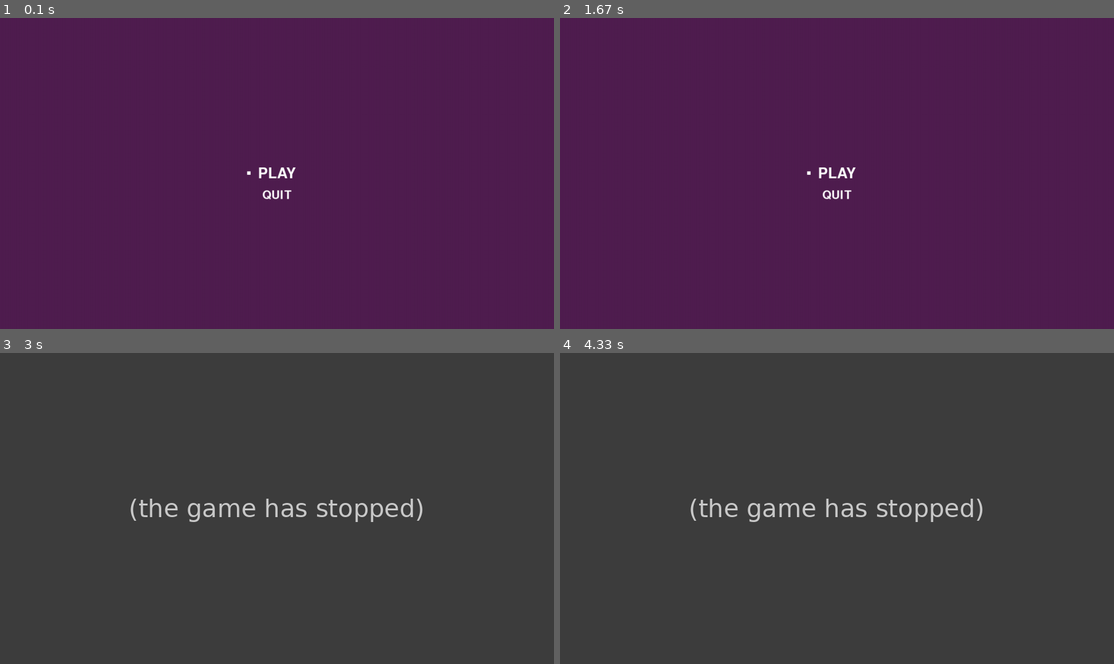
Above: before the commit, frames 1-4 (two rows, left to right).
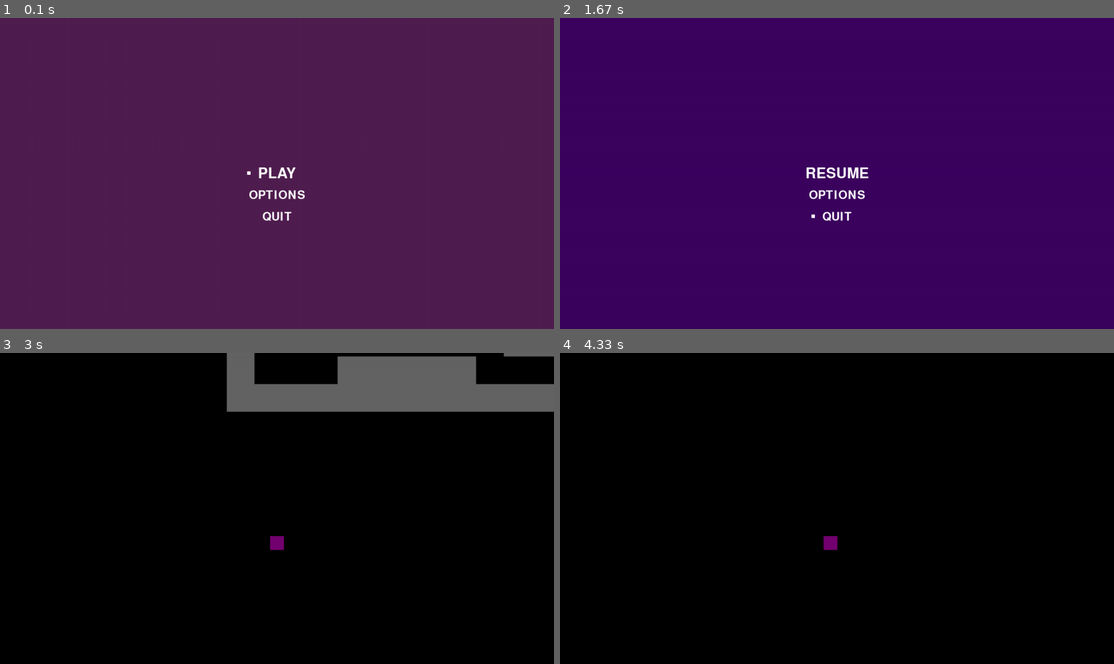
Above: after the commit, the same moments.

Repository: ssilatel/pygame-platformer
Game: pygame game, started from main.py
Same seed, same stepped clock (60 frames per second), same inputs: the game is played once before the commit and once after it.
Inputs:
- Up to frame 1 (0.1 s): no input
- Up to frame 2 (1.67 s): tap Space at 0.33 s; hold Esc 0.67-1.13 s; hold Up 0.67-1.13 s; hold W 1.17-1.63 s
- Up to frame 3 (3 s): hold Down 1.67-1.97 s; tap Space at 2 s; hold R 2.33-2.7 s; hold Up 2.33-2.7 s
- Up to frame 4 (4.33 s): hold Right 3.13-3.77 s; hold A 3.8-4.27 s; hold Right from 4.3 s (still down)

The runs differ from the first frame. In frame 1, 0.3% of the frame differs, in the area x 45-55%, y 55-66%; in frame 2, 100%; in frame 3, 100%; in frame 4, 100%, in the area x 0-100%, y 0-100%.
Before the commit the program exited at 2 s; later frames show no game.

Commit message:
Add files via upload

Diff:
--- a/engine.py
+++ b/engine.py
@@ -17,26 +17,36 @@
             hit_list.append(tile)
     return hit_list
 
-def move(rect, movement, tiles):
-    collision_types = {"top": False, "bottom": False, "left": False, "right": False}
+def move(rect, movement, tiles, mode, screen, scroll):
+    collision_types = {"top": False, "bottom": False, "left": False, "right": False, "wall_climb": False}
     rect.x += movement[0]
     hit_list = collision_test(rect, tiles)
     for tile in hit_list:
         if movement[0] < 0:
             rect.left = tile.right
             collision_types["left"] = True
+            if mode == "debug":
+                pygame.draw.rect(screen, (255, 0, 0), (tile.x - scroll[0], tile.y - scroll[1], tile.w, tile.h))
         elif movement[0] > 0:
             rect.right = tile.left
             collision_types["right"] = True
+            if mode == "debug":
+                pygame.draw.rect(screen, (255, 0, 0), (tile.x - scroll[0], tile.y - scroll[1], tile.w, tile.h))
+        if (collision_types["left"] or collision_types["right"]) and rect.top > tile.top:
+            collision_types["wall_climb"] = True
     rect.y += movement[1]
     hit_list = collision_test(rect, tiles)
     for tile in hit_list:
         if movement[1] < 0:
             rect.top = tile.bottom
             collision_types["top"] = True
+            if mode == "debug":
+                pygame.draw.rect(screen, (255, 0, 0), (tile.x - scroll[0], tile.y - scroll[1], tile.w, tile.h))
         elif movement[1] > 0:
             rect.bottom = tile.top
             collision_types["bottom"] = True
+            if mode == "debug":
+                pygame.draw.rect(screen, (255, 0, 0), (tile.x - scroll[0], tile.y - scroll[1], tile.w, tile.h))
     return collision_types
 
 class Player():
@@ -52,11 +62,15 @@
         self.speed = 5
         self.moving_left = False
         self.moving_right = False
+        self.jumping = False
+        self.on_wall = False
         self.y_momentum = 0
         self.air_timer = 0
+        self.jumping_timer = 0
+        self.facing_right = True
 
 
-    def update(self, tiles):
+    def update(self, tiles, mode, screen, scroll):
         self.movement = [0, 0]
         if self.moving_left:
             self.movement[0] -= self.speed
@@ -67,14 +81,27 @@
         if self.y_momentum > 8:
             self.y_momentum = 8
 
-        collisions = move(self.rect, self.movement, tiles)
+        collisions = move(self.rect, self.movement, tiles, mode, screen, scroll)
         if collisions["bottom"]:
+            self.can_jump = True
+            self.jumping = False
             self.y_momentum = 1
             self.air_timer = 0
         else:
             self.air_timer += 1
         if collisions["top"]:
             self.y_momentum = 0
+        if self.jumping:
+            self.jumping_timer += 1
+        else:
+            self.jumping_timer = 0
+        if collisions["wall_climb"] and self.jumping_timer > 20:
+            self.on_wall = True
+        else:
+            self.on_wall = False
+        if self.on_wall:
+            self.y_momentum = 0
+        print(collisions["wall_climb"])
 
     def draw(self, screen, scroll):
         screen.blit(self.image, (self.rect.x - scroll[0], self.rect.y - scroll[1]))
--- a/main.py
+++ b/main.py
@@ -1,6 +1,7 @@
 import pygame
 import sys
 import engine as e
+import math
 
 clock = pygame.time.Clock()
 pygame.font.init()
@@ -10,13 +11,13 @@
 screen = pygame.display.set_mode((SCREEN_WIDTH, SCREEN_HEIGHT), 0, 32)
 scroll = [0, 0]
 
-
 game_map = e.load_map("test_map.txt")
 dirt_img = pygame.Surface((TILE_SIZE, TILE_SIZE))
 dirt_img.fill((100, 100, 100))
-player = e.Player(100, 700, TILE_SIZE // 2, TILE_SIZE // 2)
+player = e.Player(100, 900, TILE_SIZE // 2, TILE_SIZE // 2)
 
 def game_loop():
+    mode = "prod"
     running = True
     while running:
         for event in pygame.event.get():
@@ -26,17 +27,38 @@
             if event.type == pygame.KEYDOWN:
                 if event.key == pygame.K_ESCAPE:
                     running = False
+                    player.moving_left = False
+                    player.moving_right = False
+                    pause_menu()
                 if event.key == pygame.K_LEFT or event.key == pygame.K_a:
+                    player.moving_right = False
                     player.moving_left = True
+                    player.facing_right = False
                 if event.key == pygame.K_RIGHT or event.key == pygame.K_d:
+                    player.moving_left = False
                     player.moving_right = True
-                if event.key == pygame.K_UP or event.key == pygame.K_w or event.key == pygame.K_SPACE:
-                    if player.air_timer < 6:
-                        player.y_momentum = -20
+                    player.facing_right = True
+                if (event.key == pygame.K_UP or event.key == pygame.K_w or event.key == pygame.K_SPACE):
+                    if player.on_wall and player.jumping:
+                        player.on_wall = False
+                        player.y_momentum -= 20
+                        player.jumping_timer = 0
+                        if player.facing_right:
+                            pass
+                        else:
+                            pass
+                    if player.air_timer < 6 and not player.jumping:
+                        player.y_momentum -= 20
+                        player.jumping = True
                 if event.key == pygame.K_r:
                     player.rect.x = 100
-                    player.rect.y = 700
+                    player.rect.y = 900
                     player.movement = [0, 0]
+                if event.key == pygame.K_TAB:
+                    if mode == "prod":
+                        mode = "debug"
+                    elif mode == "debug":
+                        mode = "prod"
             if event.type == pygame.KEYUP:
                 if event.key == pygame.K_LEFT or event.key == pygame.K_a:
                     player.moving_left = False
@@ -60,7 +82,7 @@
                 x += 1
             y += 1
 
-        player.update(tile_rects)
+        player.update(tile_rects, mode, screen, scroll)
         player.draw(screen, scroll)
 
         pygame.display.update()
@@ -74,41 +96,85 @@
     if selected:
         pygame.draw.rect(screen, (255, 255, 255), ((x - size[0] // 2) - 50 // 2, y - 5, 8, 8))
 
-options = [["PLAY", 50], ["QUIT", 40]]
-selected_choice = 0
-choices = []
-for o in options:
-    choices.append([o[0], False])
-print(choices)
-while True:
-    for event in pygame.event.get():
-        if event.type == pygame.QUIT:
-            pygame.quit()
-            sys.exit()
-        if event.type == pygame.KEYDOWN:
-            if event.key == pygame.K_SPACE:
-                if choices[selected_choice][0] == "PLAY":
+def main_menu():
+    options = [["PLAY", 50], ["OPTIONS", 40], ["QUIT", 40]]
+    selected_choice = 0
+    choices = []
+    for o in options:
+        choices.append([o[0], False])
+    while True:
+        for event in pygame.event.get():
+            if event.type == pygame.QUIT:
+                pygame.quit()
+                sys.exit()
+            if event.type == pygame.KEYDOWN:
+                if event.key == pygame.K_SPACE:
+                    if choices[selected_choice][0] == "PLAY":
+                        game_loop()
+                    elif choices[selected_choice][0] == "QUIT":
+                        pygame.quit()
+                        sys.exit()
+                if event.key == pygame.K_UP or event.key == pygame.K_w:
+                    selected_choice -= 1
+                    if (selected_choice) < 0:
+                        selected_choice = len(choices) - 1
+                if event.key == pygame.K_DOWN or event.key == pygame.K_s:
+                    selected_choice += 1
+                    if selected_choice > len(choices) - 1:
+                        selected_choice = 0
+
+        for c in choices:
+            c[1] = False
+        choices[selected_choice][1] = True
+
+        screen.fill((80, 30, 80))
+
+        for i, option in enumerate(options):
+            draw_menu_font(SCREEN_WIDTH // 2, SCREEN_HEIGHT // 2 + (50 * i), option[1], option[0], (255, 255, 255), choices[i][1])
+
+        pygame.display.update()
+        clock.tick(60)
+
+def pause_menu():
+    options = [["RESUME", 50], ["OPTIONS", 40], ["QUIT", 40]]
+    selected_choice = 0
+    choices = []
+    for o in options:
+        choices.append([o[0], False])
+    while True:
+        for event in pygame.event.get():
+            if event.type == pygame.QUIT:
+                pygame.quit()
+                sys.exit()
+            if event.type == pygame.KEYDOWN:
+                if event.key == pygame.K_ESCAPE:
                     game_loop()
-                elif choices[selected_choice][0] == "QUIT":
-                    pygame.quit()
-                    sys.exit()
-            if event.key == pygame.K_UP:
-                selected_choice -= 1
-                if (selected_choice) < 0:
-                    selected_choice = len(choices) - 1
-            if event.key == pygame.K_DOWN:
-                selected_choice += 1
-                if selected_choice > len(choices) - 1:
-                    selected_choice = 0
+                if event.key == pygame.K_SPACE:
+                    if choices[selected_choice][0] == "RESUME":
+                        game_loop()
+                    elif choices[selected_choice][0] == "QUIT":
+                        pygame.quit()
+                        sys.exit()
+                if event.key == pygame.K_UP or event.key == pygame.K_w:
+                    selected_choice -= 1
+                    if (selected_choice) < 0:
+                        selected_choice = len(choices) - 1
+                if event.key == pygame.K_DOWN or event.key == pygame.K_s:
+                    selected_choice += 1
+                    if selected_choice > len(choices) - 1:
+                        selected_choice = 0
 
-    for c in choices:
-        c[1] = False
-    choices[selected_choice][1] = True
+        for c in choices:
+            c[1] = False
+        choices[selected_choice][1] = True
 
-    screen.fill((80, 30, 80))
+        screen.fill((60, 3, 95))
 
-    for i, option in enumerate(options):
-        draw_menu_font(SCREEN_WIDTH // 2, SCREEN_HEIGHT // 2 + (50 * i), option[1], option[0], (255, 255, 255), choices[i][1])
+        for i, option in enumerate(options):
+            draw_menu_font(SCREEN_WIDTH // 2, SCREEN_HEIGHT // 2 + (50 * i), option[1], option[0], (255, 255, 255), choices[i][1])
 
-    pygame.display.update()
-    clock.tick(60)
+        pygame.display.update()
+        clock.tick(60)
+
+if __name__ == "__main__":
+    main_menu()
